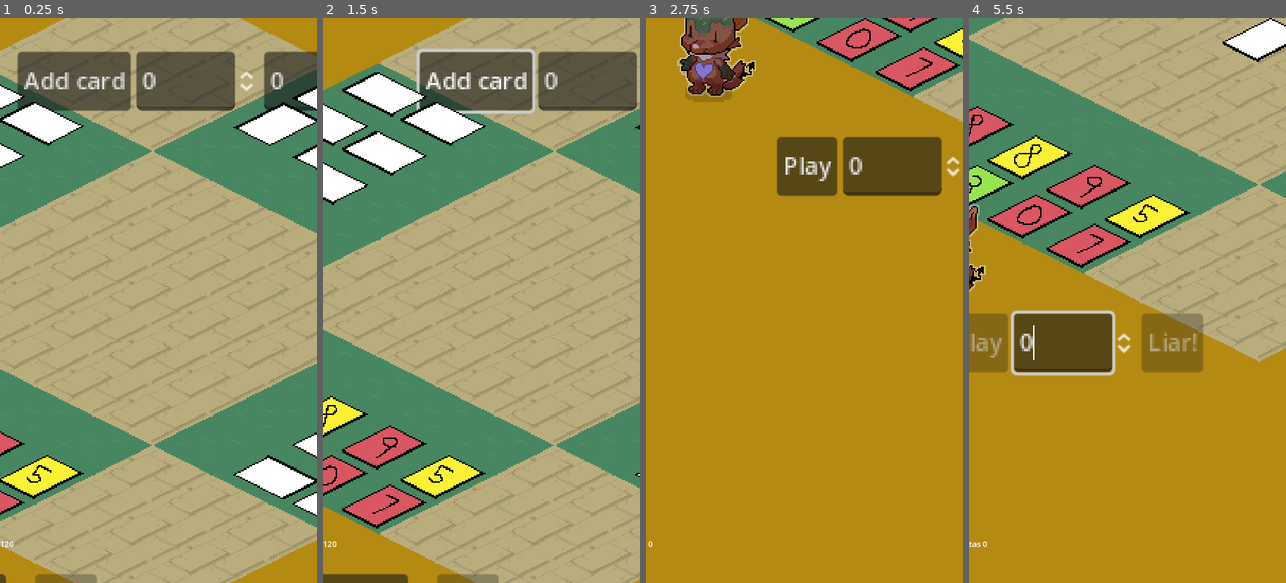
Above: before the commit, frames 1-4 (left to right).
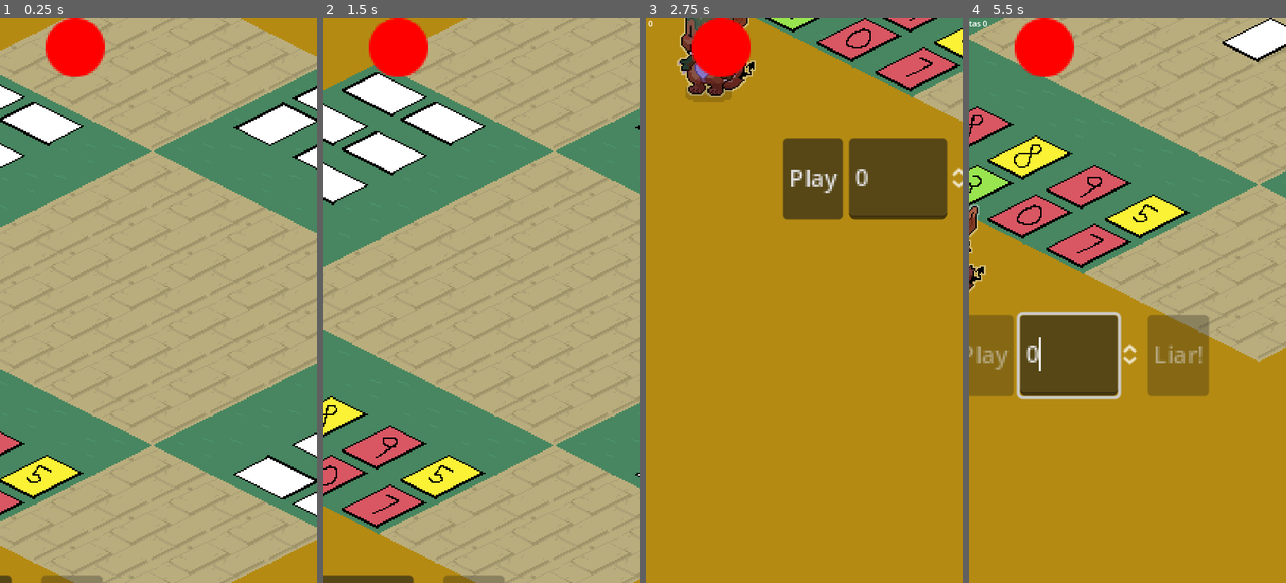
Above: after the commit, the same moments.

Repository: akrck02/kinokochi
Game: Godot game, scene res://scenes/liar/liar.tscn
Same seed, same stepped clock (60 frames per second), same inputs: the game is played once before the commit and once after it. This scene is started directly instead of the project's main scene.
Inputs (mouse positions are in pixels of both pictures, inside the frame that each line leads up to):
- Up to frame 1 (0.25 s): no input
- Up to frame 2 (1.5 s): click (395, 80) at 0.5 s, where only the run before the commit has a clickable "Add card"; tap Enter (ui_accept) at 1.25 s; drag from (367, 475) to (601, 475) at 1.27 s
- Up to frame 3 (2.75 s): tap Enter (ui_accept) at 2 s; drag from (655, 481) to (709, 46) at 2.02 s
- Up to frame 4 (5.5 s): click "Play" at 2.75 s; click "Play" at 3.5 s; move the mouse to (1241, 68) at 4.27 s; hold Right (ui_right) 4.28-5 s; click (1241, 68) at 4.42 s; drag from (1184, 40) to (1032, 215) at 5.02 s

The runs differ from the first frame. In frame 1, 9.6% of the frame differs, in the area x 0-100%, y 0-100%; in frame 2, 9.2%; in frame 3, 5.5%; in frame 4, 7.1%.

Commit message:
Added clock texture timer

Diff:
--- a/resources/theme.tres
+++ b/resources/theme.tres
@@ -41,6 +41,7 @@
 HSlider/icons/grabber_highlight = ExtResource("1_cbvwn")
 Label/font_sizes/font_size = 16
 Label/fonts/font = ExtResource("1_i8spk")
+LineEdit/font_sizes/font_size = 28
 RichTextLabel/font_sizes/normal_font_size = 40
 RichTextLabel/fonts/normal_font = ExtResource("1_i8spk")
 Title1/base_type = &"Label"
--- a/scenes/liar/liar.gd
+++ b/scenes/liar/liar.gd
@@ -61,8 +61,6 @@
 	player_3.set_player_name("soriel")
 	player_3._hand.move_local(-3, -2)
 
-	button.pressed.connect(move.bind(player_1._hand))
-	button_2.pressed.connect(add_card)
 
 	play_button.disabled = true
 	liar_button.disabled = true
@@ -71,16 +69,6 @@
 	play_button.pressed.connect(on_play_button)
 	liar_button.pressed.connect(on_liar_button)
 
-
-func add_card():
-	var card_scene = preload("res://scenes/liar/card.tscn")
-	var player = player_2
-	var card = card_scene.instantiate()
-
-	card.number = 3
-	card.color = "red"
-	card.set_facing(Constants.FACING.UP)
-	player.add_card(card)
 
 
 func on_play_button():
@@ -95,9 +83,6 @@
 func on_liar_button():
 	pass
 
-
-func move(object: IsometricObject):
-	object.move_global(spin_box_x.value, spin_box_y.value)
 
 
 func tick_update() -> void:
--- a/scenes/liar/liar.tscn
+++ b/scenes/liar/liar.tscn
@@ -18,21 +18,24 @@
 tile_map_data = PackedByteArray("AAD7//T/AAABAAAAAAD7//X/AAABAAAAAAD7//b/AAABAAAAAAD7//f/AAABAAAAAAD7//j/AAABAAAAAAD7// …(156592 unchanged characters)…
 tile_set = ExtResource("4_3nft3")
 
+[node name="Ui" parent="." instance=ExtResource("5_5ljkx")]
+visible = false
+
+[node name="Camera2D" parent="." instance=ExtResource("6_v1bv8")]
+max_zoom = 500.0
+
 [node name="Control2" type="Control" parent="."]
 z_index = 2
 layout_mode = 3
 anchors_preset = 0
-offset_left = -4.0
-offset_top = -1.0
-offset_right = 36.0
-offset_bottom = 39.0
+offset_right = 40.0
+offset_bottom = 40.0
 
 [node name="HBoxContainer" type="HBoxContainer" parent="Control2"]
-layout_mode = 0
 offset_left = -212.0
 offset_top = 187.0
-offset_right = -125.0
-offset_bottom = 227.0
+offset_right = 126.0
+offset_bottom = 242.0
 
 [node name="PlayButton" type="Button" parent="Control2/HBoxContainer"]
 layout_mode = 2
@@ -45,41 +48,6 @@
 [node name="LiarButton" type="Button" parent="Control2/HBoxContainer"]
 layout_mode = 2
 text = "Liar!"
-
-[node name="Ui" parent="." instance=ExtResource("5_5ljkx")]
-visible = false
-
-[node name="Camera2D" parent="." instance=ExtResource("6_v1bv8")]
-max_zoom = 500.0
-
-[node name="Control" type="Control" parent="."]
-layout_mode = 3
-anchors_preset = 0
-offset_left = -96.0
-offset_top = -169.0
-offset_right = -56.0
-offset_bottom = -129.0
-
-[node name="HBoxContainer" type="HBoxContainer" parent="Control"]
-layout_mode = 0
-offset_right = 40.0
-offset_bottom = 40.0
-
-[node name="Button2" type="Button" parent="Control/HBoxContainer"]
-layout_mode = 2
-text = "Add card"
-
-[node name="SpinBoxX" type="SpinBox" parent="Control/HBoxContainer"]
-layout_mode = 2
-min_value = -100.0
-
-[node name="SpinBoxY" type="SpinBox" parent="Control/HBoxContainer"]
-layout_mode = 2
-min_value = -100.0
-
-[node name="Button" type="Button" parent="Control/HBoxContainer"]
-layout_mode = 2
-text = "move"
 
 [node name="Card" parent="." instance=ExtResource("6_mnfdn")]
 visible = false
--- a/scenes/liar/timer.gd
+++ b/scenes/liar/timer.gd
@@ -1,7 +1,9 @@
 extends CanvasLayer
 class_name TurnTimer
 @onready var timer: Timer = $Timer
-@onready var label: Label = $Label
+@onready var label: Label = $GridContainer/Label
+@onready var progress_bar: ProgressBar = $GridContainer/ProgressBar
+@onready var texture_progress_bar: TextureProgressBar = $TextureProgressBar
 
 var turn:String="";
 var turn_ended:bool=true
@@ -13,12 +15,18 @@
 
 func tick_update():
 	label.text="{0} {1}".format([turn, int(timer.time_left)])
+	texture_progress_bar.value=int(timer.time_left)
 
 
 func start(player:Player, seconds:int):
-	timer.wait_time=seconds
 	turn=player.player_name
 	turn_ended=false
+
+
+	texture_progress_bar.max_value=seconds
+	texture_progress_bar.value=0
+
+	timer.wait_time=seconds
 	timer.start()
 
 func stop():
--- a/scenes/liar/timer.tscn
+++ b/scenes/liar/timer.tscn
@@ -1,6 +1,8 @@
-[gd_scene load_steps=2 format=3 uid="uid://bvhg7a5q5tmws"]
+[gd_scene load_steps=4 format=3 uid="uid://bvhg7a5q5tmws"]
 
 [ext_resource type="Script" path="res://scenes/liar/timer.gd" id="1_ml4c4"]
+[ext_resource type="Texture2D" uid="uid://uaxdl28c2ywh" path="res://resources/sprites/timer_bg.png" id="2_uk32k"]
+[ext_resource type="Texture2D" uid="uid://b8ga2b76ap5c4" path="res://resources/sprites/timer_progress.png" id="3_7hycu"]
 
 [node name="Timer" type="CanvasLayer"]
 script = ExtResource("1_ml4c4")
@@ -8,12 +10,23 @@
 [node name="Timer" type="Timer" parent="."]
 wait_time = 30.0
 
-[node name="Label" type="Label" parent="."]
-anchors_preset = 2
-anchor_top = 1.0
-anchor_bottom = 1.0
-offset_top = -91.0
-offset_right = 90.0
-grow_vertical = 0
+[node name="TextureProgressBar" type="TextureProgressBar" parent="."]
+offset_left = 94.0
+offset_right = 124.0
+offset_bottom = 91.0
+scale = Vector2(4, 4)
+rounded = true
+fill_mode = 4
+texture_under = ExtResource("2_uk32k")
+texture_progress = ExtResource("3_7hycu")
+
+[node name="GridContainer" type="GridContainer" parent="."]
+anchors_preset = 10
+anchor_right = 1.0
+offset_bottom = 91.0
+grow_horizontal = 2
+columns = 3
+
+[node name="Label" type="Label" parent="GridContainer"]
+layout_mode = 2
 theme_type_variation = &"Title1"
-text = "120"
Binary file added: resources/sprites/timer_bg.png
Not shown, added: resources/sprites/timer_bg.png.import
Binary file added: resources/sprites/timer_progress.png
Not shown, added: resources/sprites/timer_progress.png.import
